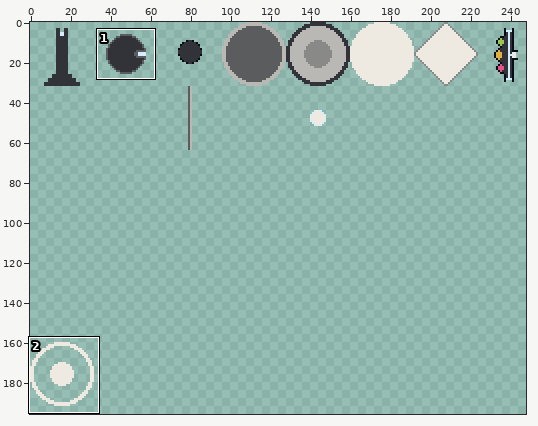
One commit to this pixel-art file: Assets/Sprites/General.aseprite. Above: a wide view before the commit, with the close-up outlined.
Close-up. Before the commit:
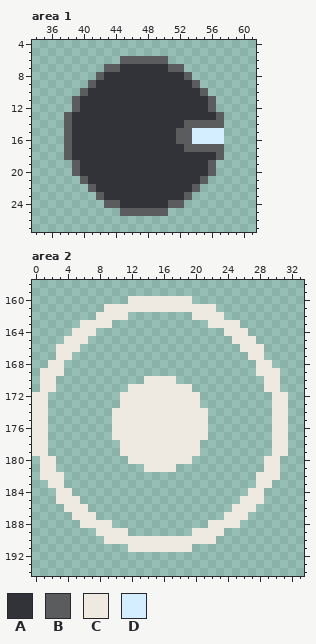
320x320 pixels, 1 frame. Shown: area 1: x 34..61, y 4..27; area 2: x 0..33, y 158..194. The wide view leaves out empty margins.
Palette (. is transparent): A #313338  B #5b5c5e  C #eeeae2  D #d4eeff
Pixels before, area 1, first column x 38:
 6 .......BBBBBB.......
 7 .....BBAAAAAABB.....
 8 ....BAAAAAAAAAAB....
 9 ...BAAAAAAAAAAAAB...
10 ..BAAAAAAAAAAAAAAB..
11 .BAAAAAAAAAAAAAAAAB.
12 .BAAAAAAAAAAAAAAAAB.
13 BAAAAAAAAAAAAAAAAAAB
14 BAAAAAAAAAAAAAABBBBB
15 BAAAAAAAAAAAAABBDDDD
16 BAAAAAAAAAAAAABBDDDD
17 BAAAAAAAAAAAAAABBBBB
18 BAAAAAAAAAAAAAAAAAAB
19 .BAAAAAAAAAAAAAAAAB.
20 .BAAAAAAAAAAAAAAAAB.
21 ..BAAAAAAAAAAAAAAB..
22 ...BAAAAAAAAAAAAB...
23 ....BAAAAAAAAAAB....
24 .....BBAAAAAABB.....
25 .......BBBBBB.......
Pixels before, area 2, first column x 0:
160 ............CCCCCCCC............
161 .........CCCCCCCCCCCCCC.........
162 ........CCCC........CCCC........
163 ......CCCC............CCCC......
164 .....CCC................CCC.....
165 ....CCC..................CCC....
166 ...CCC....................CCC...
167 ...CC......................CC...
168 ..CC........................CC..
169 .CCC........................CCC.
170 .CC...........CCCC...........CC.
171 .CC.........CCCCCCCC.........CC.
172 CC.........CCCCCCCCCC.........CC
173 CC.........CCCCCCCCCC.........CC
174 CC........CCCCCCCCCCCC........CC
175 CC........CCCCCCCCCCCC........CC
176 CC........CCCCCCCCCCCC........CC
177 CC........CCCCCCCCCCCC........CC
178 CC.........CCCCCCCCCC.........CC
179 CC.........CCCCCCCCCC.........CC
180 .CC.........CCCCCCCC.........CC.
181 .CC...........CCCC...........CC.
182 .CCC........................CCC.
183 ..CC........................CC..
184 ...CC......................CC...
185 ...CCC....................CCC...
186 ....CCC..................CCC....
187 .....CCC................CCC.....
188 ......CCCC............CCCC......
189 ........CCCC........CCCC........
190 .........CCCCCCCCCCCCCC.........
191 ............CCCCCCCC............
The result:
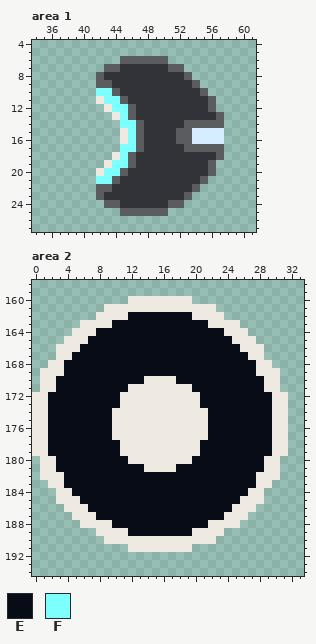
Colours new in this view: E #070c16  F #7dffff
Changes in this commit:
Area 1:
Colour A becomes colour B in row 9 at x 42 to 43; in row 10 at x 44; in row 11 at x 45; in rows 12 to 13 at x 46; in rows 14 to 17 at x 47; in rows 18 to 19 at x 46.
Colour A becomes colour B in row 20 at x 45; in row 21 at x 44; in row 22 at x 42 to 43.
Colour A becomes colour C in row 11 at x 42; in row 12 at x 43; in row 13 at x 44; in rows 15 to 16 at x 45; in row 18 at x 44; in row 19 at x 43.
Colour A becomes colour C in row 20 at x 42.
Colour A becomes colour F in row 10 at x 42 to 43; in row 11 at x 43 to 44; in row 12 at x 44 to 45; in row 13 at x 45; in row 14 at x 45 to 46; in rows 15 to 16 at x 46.
Colour A becomes colour F in row 17 at x 45 to 46; in row 18 at x 45; in row 19 at x 44 to 45; in row 20 at x 43 to 44; in row 21 at x 42 to 43.
Colour A is gone in row 10 at x 41; in row 11 at x 40 to 41; in row 12 at x 40 to 42; in row 13 at x 39 to 43; in rows 14 to 17 at x 39 to 44; in row 18 at x 39 to 43.
Colour A is gone in row 19 at x 40 to 42; in row 20 at x 40 to 41; in row 21 at x 41.
Colour B is gone in row 9 at x 41; in row 10 at x 40; in rows 11 to 12 at x 39; in rows 13 to 18 at x 38; in rows 19 to 20 at x 39; in row 21 at x 40.
Colour B is gone in row 22 at x 41.
Area 2:
The author put colour E in row 162 at x 12 to 19; in row 163 at x 10 to 21; in row 164 at x 8 to 23; in row 165 at x 7 to 24; in row 166 at x 6 to 25; in row 167 at x 5 to 26.
The author put colour E in rows 168 to 169 at x 4 to 27; in row 170 at x 3 to 13 and 18 to 28; in row 171 at x 3 to 11 and 20 to 28; in rows 172 to 173 at x 2 to 10 and 21 to 29; in rows 174 to 177 at x 2 to 9 and 22 to 29; in rows 178 to 179 at x 2 to 10 and 21 to 29.
The author put colour E in row 180 at x 3 to 11 and 20 to 28; in row 181 at x 3 to 13 and 18 to 28; in rows 182 to 183 at x 4 to 27; in row 184 at x 5 to 26; in row 185 at x 6 to 25; in row 186 at x 7 to 24.
The author put colour E in row 187 at x 8 to 23; in row 188 at x 10 to 21; in row 189 at x 12 to 19.
Boxes around the changes in both close-ups, in picture pixels (x1, y1, x2, y2):
changed: (64, 80, 144, 192)
added: (48, 312, 272, 536)
